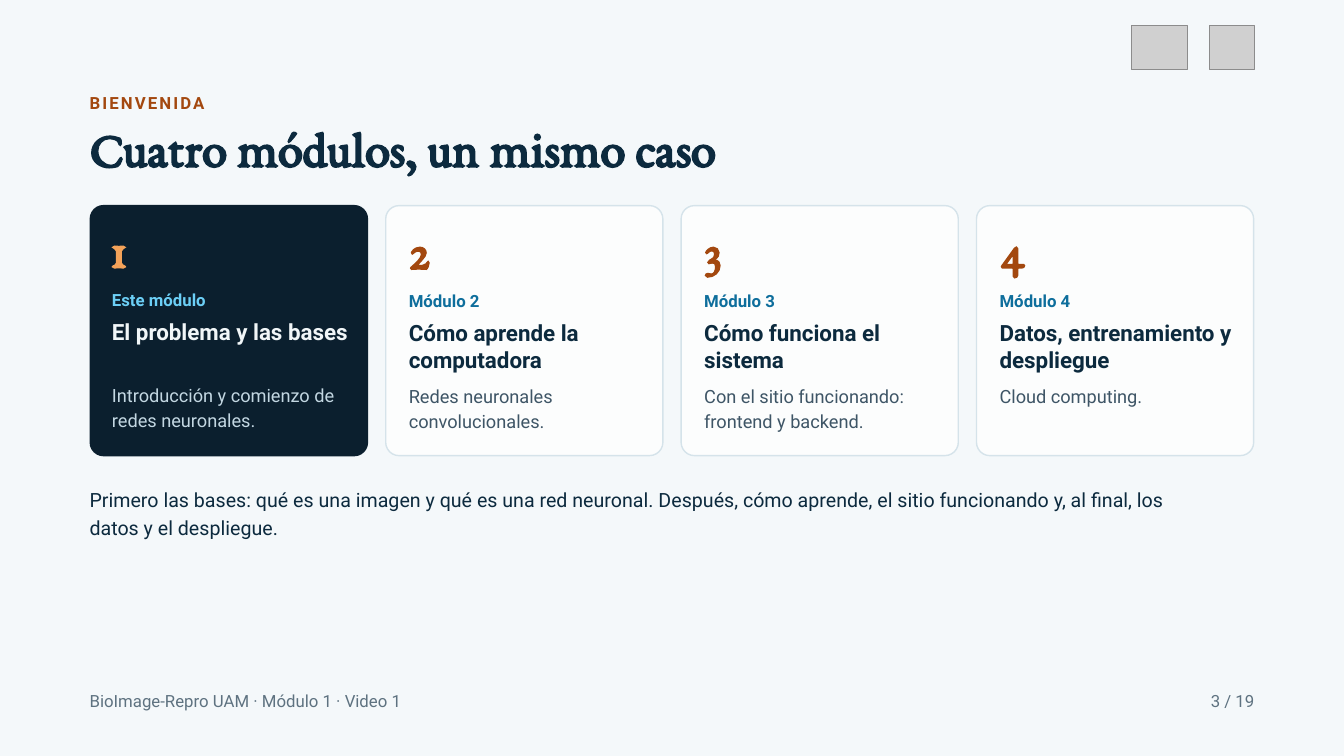
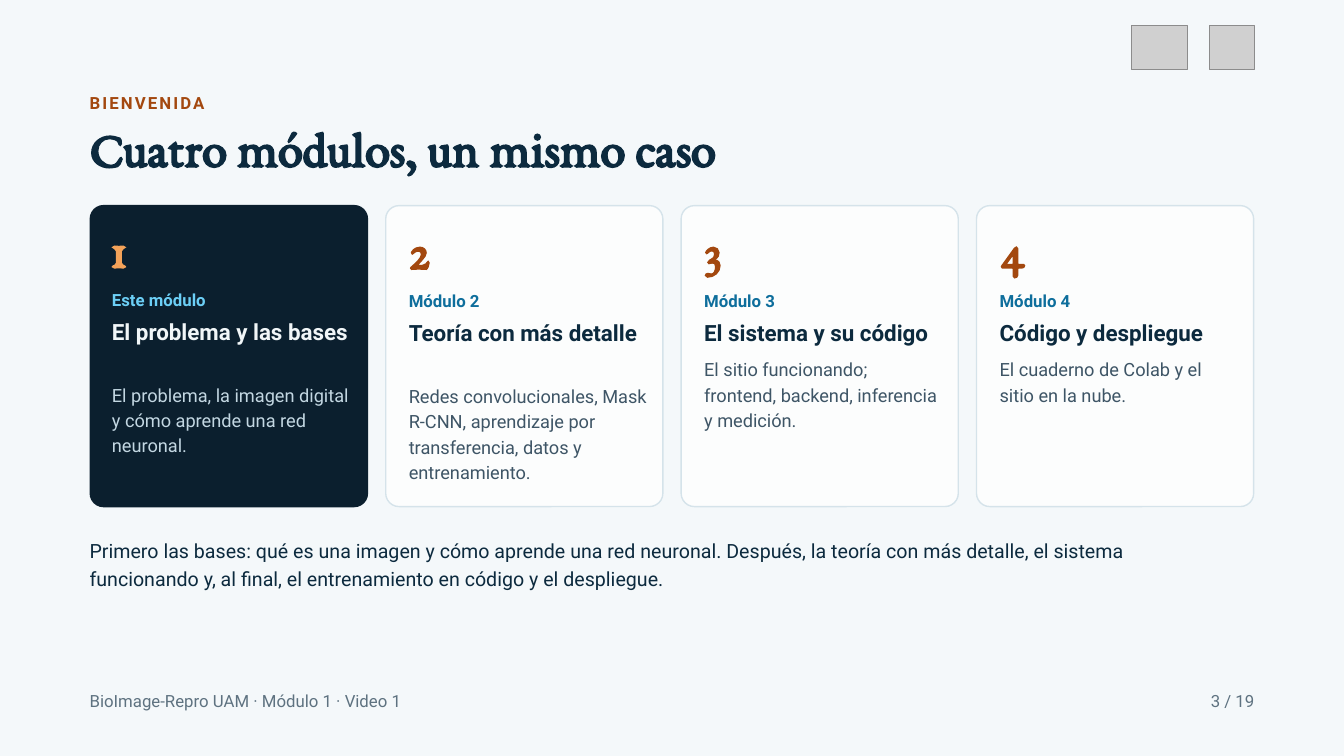
Before and after one commit to ErickJester/image-bio-pro, a slide deck: slide 3 of docs/capacitacion/guion youtube/modulo-1-el-problema-y-las-bases/video-1-el-problema-y-la-imagen-digital/Image Bio Pro · Módulo 1 · Video 1 El problema y la imagen digital.pptx. Drawn at 1344x756 pixels with LibreOffice and Linux fonts; fonts in the diff are those of the drawing; grey boxes stand for pictures. Boxes give left, top, right and bottom in pixels: in the first picture for what was removed or moved away, otherwise in the second. Text is boxed around its words. In the diff, an @@ line names an element or a change of style, - is before the commit and + after.

```diff
--- a/docs/capacitacion/guion youtube/modulo-1-el-problema-y-las-bases/video-1-el-problema-y-la-imagen-digital/Image Bio Pro · Módulo 1 · Video 1 El problema y la imagen digital.pptx
+++ b/docs/capacitacion/guion youtube/modulo-1-el-problema-y-las-bases/video-1-el-problema-y-la-imagen-digital/Image Bio Pro · Módulo 1 · Video 1 El problema y la imagen digital.pptx
@@ rounded rectangle: place and size @@
-rounded rectangle at box(90, 205, 368, 456)
+rounded rectangle at box(90, 205, 368, 507)
@@ rounded rectangle: place and size @@
-rounded rectangle at box(386, 206, 663, 456)
+rounded rectangle at box(386, 206, 663, 507)
@@ rounded rectangle: place and size @@
-rounded rectangle at box(682, 206, 959, 456)
+rounded rectangle at box(682, 206, 959, 507)
@@ proportions changed in 4 elements at box(90, 205, 368, 507), box(386, 206, 663, 507), box(682, 206, 959, 507), box(977, 206, 1254, 507) @@
@@ rounded rectangle: place and size @@
-rounded rectangle at box(977, 206, 1254, 456)
+rounded rectangle at box(977, 206, 1254, 507)
@@ text at box(409, 324, 637, 342): text changed @@
-Cómo aprende la computadora
+Teoría con más detalle
@@ text at box(704, 324, 928, 346): text changed @@
-Cómo funciona el sistema
+El sistema y su código
@@ text at box(1000, 324, 1203, 346): text changed @@
-Datos, entrenamiento y despliegue
+Código y despliegue
@@ text at box(112, 388, 349, 452): text changed @@
-Introducción y comienzo de redes neuronales.
+El problema, la imagen digital y cómo aprende una red neuronal.
@@ text at box(409, 389, 646, 479): text changed @@
-Redes neuronales convolucionales.
+Redes convolucionales, Mask R-CNN, aprendizaje por transferencia, datos y entrenamiento.
@@ text at box(704, 362, 937, 431): text changed @@
-Con el sitio funcionando: frontend y backend.
+El sitio funcionando; frontend, backend, inferencia y medición.
@@ text at box(1000, 362, 1202, 402): text changed @@
-Cloud computing.
+El cuaderno de Colab y el sitio en la nube.
@@ text at box(90, 543, 1124, 590): text changed @@
-Primero las bases: qué es una imagen y qué es una red neuronal. Después, cómo aprende, el sitio funcionando y, al final, los datos y el despliegue.
+Primero las bases: qué es una imagen y cómo aprende una red neuronal. Después, la teoría con más detalle, el sistema funcionando y, al final, el entrenamiento en código y el despliegue.
```
Also in this commit, not shown: 5 other slides changed, 18 other files.
